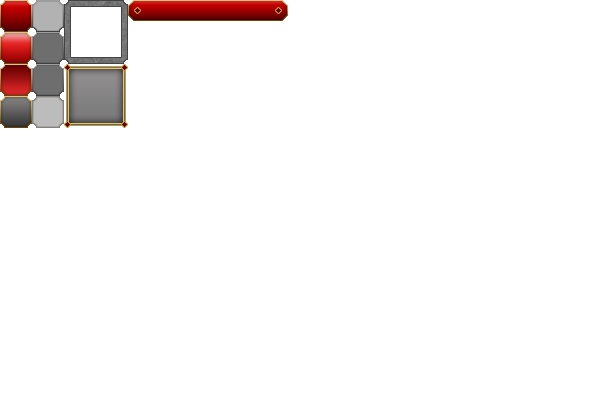
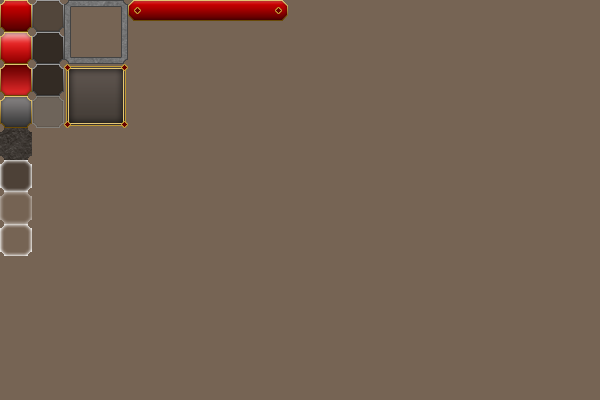
Layers edited between the first and the second 600×400 image:
added group "Toolbutton" with 4 layers above "Edit" over [0, 128, 32, 256]
added layer "IconifiedButton hover" in group "Toolbutton" over [0, 224, 32, 256]
added layer "IconifiedButton normal" in group "Toolbutton" over [0, 192, 32, 224]
added layer "IconifiedButton alphamask" in group "Toolbutton" over [0, 160, 32, 192]
added layer "IconifiedButton background" (70%) in group "Toolbutton" over [0, 128, 32, 160]
showed "Layer 2" over [0, 0, 600, 400]
